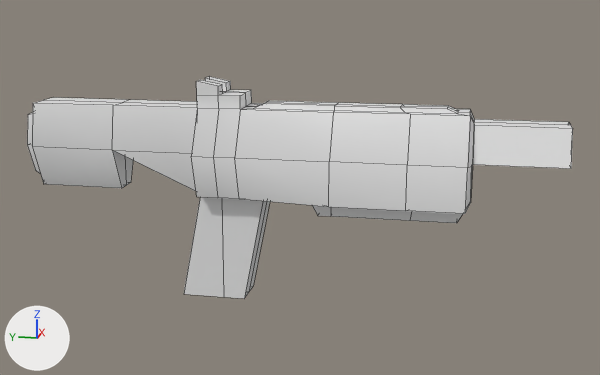
Two versions of the FBX model Assets/Models/Weapons/Pistol.fbx, one commit apart.
Before and after are seen from a camera (50 mm lens) standing at (-18.25, -2.9, 3.72) and looking at (0.08, 0.76, -0.87). Arrows for +X, +Y and +Z are at lower left; the lights stay in place. Mesh edges are drawn as thin lines. Vertices at the same position are counted once.

Script lines for the objects in view, before the commit:
```python
me_cube_002 = bpy.data.meshes.new('Cube.002')
me_cube_002.from_pydata(...)  # 196 vertices, 201 faces; spans x -1.0..1.0, y -5.1..7.24, z -3.5..1.6
# before: 59 (-0.5, 2.0, 1.3) at pixel (240, 95), 62 (0.5, 2.0, 1.3) at pixel (251, 90), 170 (0.0, 2.0, 1.3) at pixel (245, 92)
ob_pistol = bpy.data.objects.new('Pistol', me_cube_002)
ob_pistol.location = (0.0, 0.0, 0.0)
```
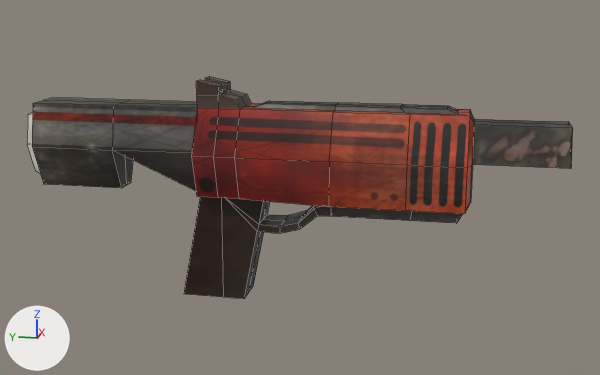
Pixel boxes [x1, y1, x2, y2] of what changed, in the pictures (600 x 375 px; the box of a moved part takes in the faces that stretch with it):
part 1 of me_cube_002, built on: [222, 198, 331, 299] in both
part 2 of me_cube_002, moved or reshaped: before [218, 90, 252, 109]; after [218, 90, 251, 109]
part 3 of me_cube_002, recoloured: [27, 76, 573, 297] in both

The change, as a list of edits to the scene's bpy script:
```text
Add img_pistol_png:
    img_pistol_png = load_image('Pistol.png', '../../Textures/Weapons/Pistol.png', 1024, 1024, 'sRGB')
Add mat_pistol:
    mat_pistol = principled_material('Pistol')
    mat_pistol.texture = img_pistol_png
Change me_cube_002:
    used by ob_pistol; location = (0.0, 0.0, 0.0)
    verts and faces of me_cube_002; kept vertices keep their numbers, new ones are numbered from 196
    remove me_cube_002.from_pydata(...)  # 196 vertices, 201 faces; spans x -1.0..1.0, y -5.1..7.24, z -3.5..1.6
    add me_cube_002.from_pydata(...)  # 217 vertices, 227 faces; spans x -1.0..1.0, y -5.1..7.24, z -3.5..1.6
    me_cube_002 part 1
    8 faces are deleted
    21 vertices are added at x -0.69..0.69, y 0.29..1.67, z -1.83..-1.15
    34 new faces join them
    me_cube_002 part 2
    add for i in [59, 62, 170]: verts[i] += (0.0, 0.1, -0.1)
    me_cube_002 part 3: 193 faces spanning x -1.0..1.0, y -5.1..7.24, z -3.5..1.6 switch from no material to mat_pistol (picture img_pistol_png)
```
